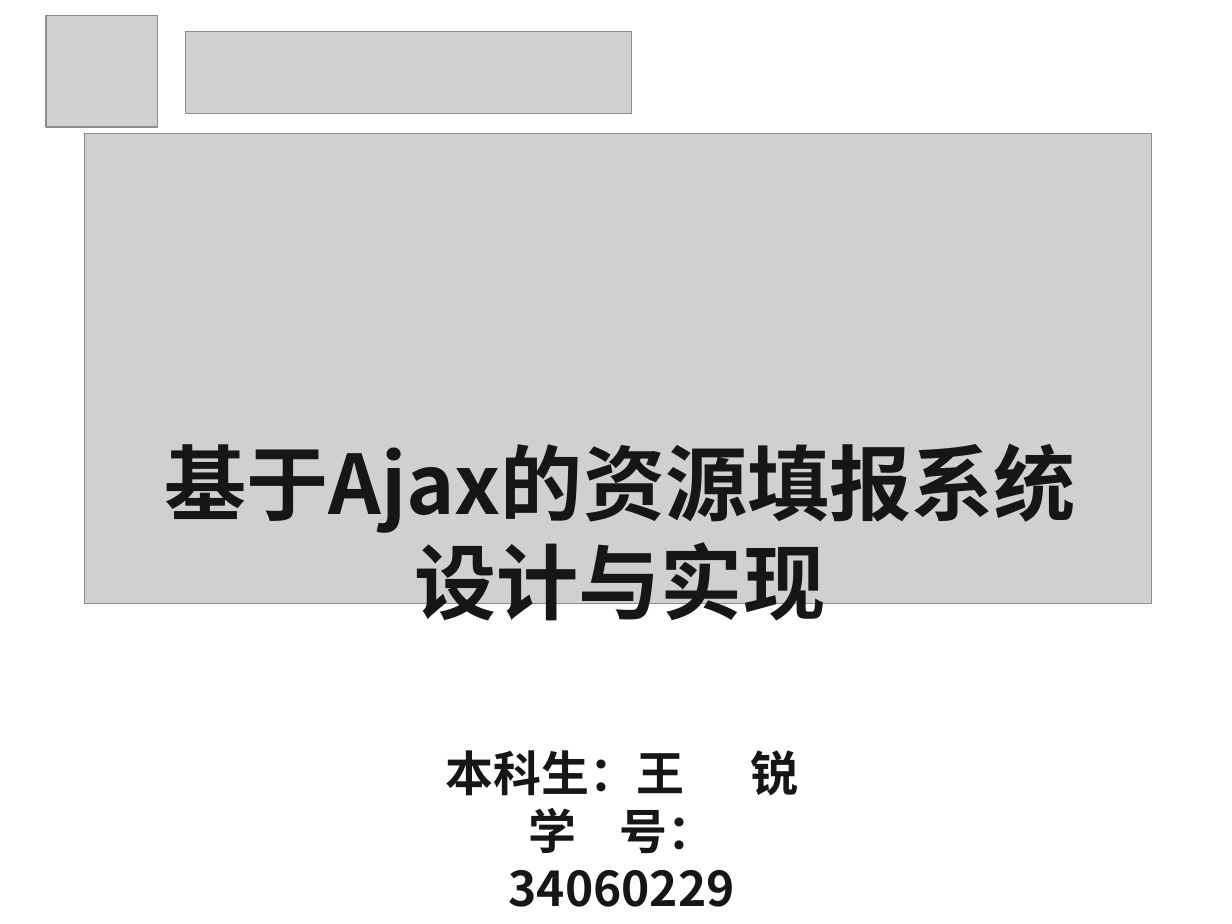
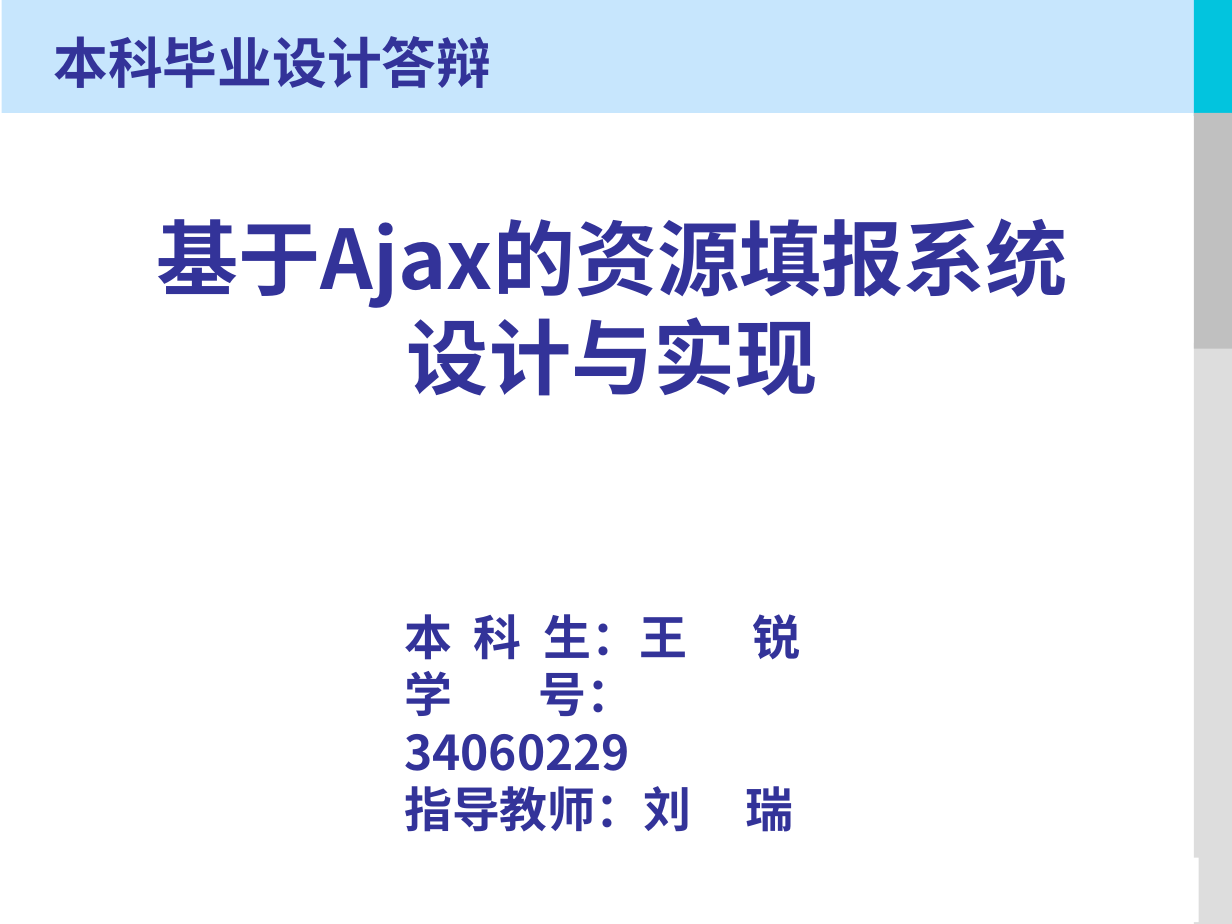
Before and after one commit to ruikaka16/resourcesystem, a slide deck: slide 1 of buaa/project/doc/毕设答辩.ppt. Drawn at 1232x924 pixels with LibreOffice and Linux fonts; fonts in the diff are those of the drawing; grey boxes stand for pictures. Boxes give left, top, right and bottom in pixels: in the first picture for what was removed or moved away, otherwise in the second. Text is boxed around its words. In the diff, an @@ line names an element or a change of style, - is before the commit and + after.

```diff
--- a/buaa/project/doc/毕设答辩.ppt
+++ b/buaa/project/doc/毕设答辩.ppt
@@ rectangle added at bbox=[1, 0, 1232, 112], fill #C7E6FD @@
@@ picture removed at bbox=[46, 16, 156, 127] @@
@@ rectangle added at bbox=[1194, 0, 1232, 116], fill #02C4DE @@
@@ title added at bbox=[53, 36, 491, 88], 32 pt, text #333399, bold @@
+本科毕业设计答辩
@@ picture removed at bbox=[186, 32, 632, 113] @@
@@ rectangle added at bbox=[1194, 113, 1232, 349], fill #C0C0C0 @@
@@ picture removed at bbox=[85, 134, 1152, 604] @@
@@ text "基于Ajax的资源填报系统": place and size @@
-text "基于Ajax的资源填报系统" at bbox=[164, 443, 1076, 634]
+text "基于Ajax的资源填报系统" at bbox=[156, 218, 1068, 396]
@@ text "基于Ajax的资源填报系统" at bbox=[156, 218, 1068, 396]: text colour #161616 to #333399 @@
@@ rectangle added at bbox=[1194, 342, 1232, 924], fill #DDDDDD @@
@@ text "本 科 生：王 锐": place and size @@
-text "本 科 生：王 锐" at bbox=[446, 750, 798, 907]
+text "本 科 生：王 锐" at bbox=[404, 614, 794, 832]
@@ text at bbox=[404, 614, 687, 660]: text changed; text colour #161616 to #333399 @@
-本科生：王 锐
+本 科 生：王 锐
@@ text at bbox=[404, 671, 635, 771]: text colour #161616 to #333399 in "学 号：34060229"; alignment centre to left @@
@@ text at bbox=[404, 786, 794, 832]: paragraph added @@
+指导教师：刘 瑞
@@ rectangle added at bbox=[625, 857, 1199, 922], fill #FFFFFF @@
```
Also in this commit, not shown: 5 other slides changed, 21 slides added, 12 slides removed, 1 other file.
